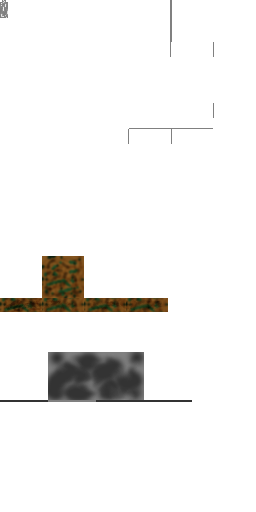
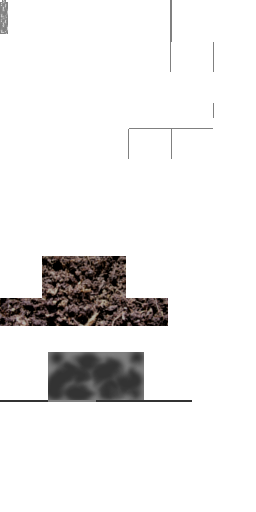
Layer changes from the first w=256, h=512 image to the second:
added layer "hummus cropped copy" above "hummus cropped" over bbox(0, 256, 168, 326)
painted on "Pasted Layer #1" over bbox(128, 144, 172, 159)
painted on "Layer" over bbox(0, 0, 214, 72)
